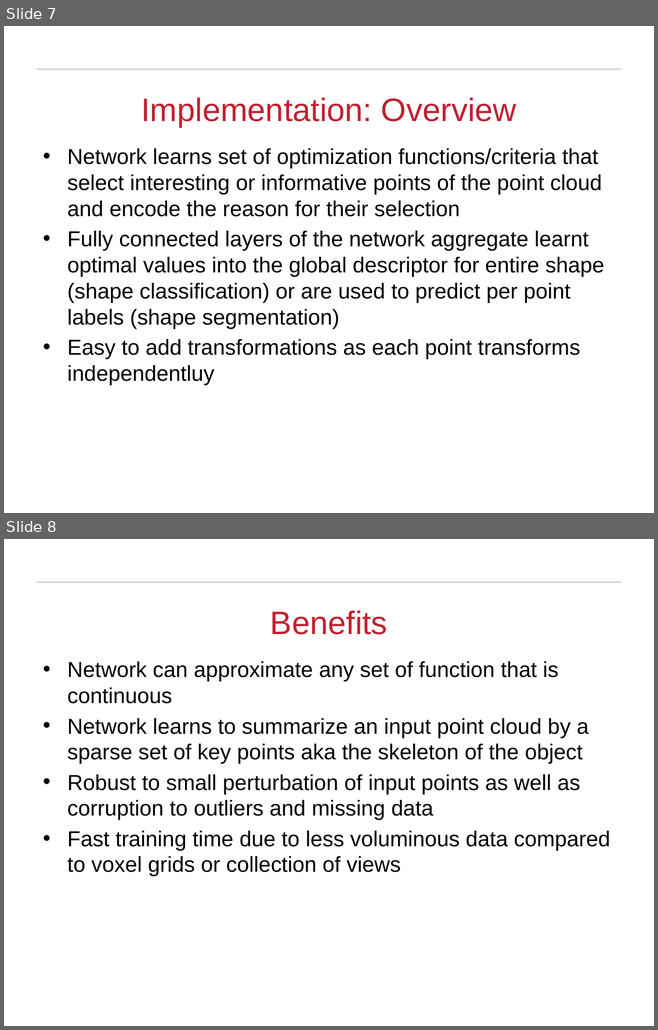
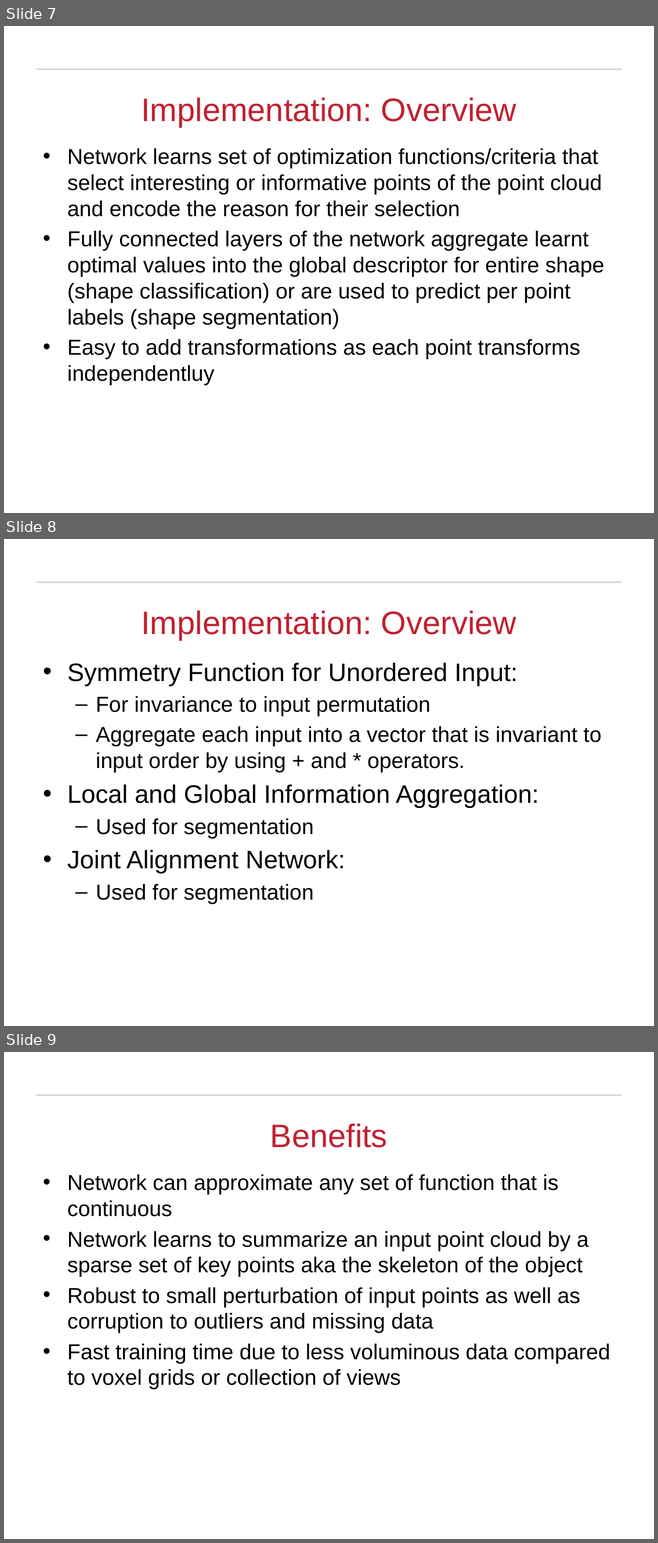
Before and after one commit to Michael-Hodges/PointNet, a slide deck: EECE5554_Final_Project.pptx. Shown one above the other, each under a label of ours: slides 7 and 8 before the commit, slides 7, 8 and 9 after it. The pictures are 658x1030 and 658x1543 pixels, drawn with LibreOffice and Linux fonts; fonts in the diff are those of the drawing; background and template pictures are left out. Boxes give left, top, right and bottom in pixels: in the first picture for what was removed or moved away, otherwise in the second. Text is boxed around its words. In the diff, an @@ line names an element or a change of style, - is before the commit and + after.

```diff
--- a/EECE5554_Final_Project.pptx
+++ b/EECE5554_Final_Project.pptx
@@ slide 8 added at box(4, 539, 654, 1026), background #FFFFFF; not listed: 1 template element that a slide beside it also shows @@
@@ title added at box(141, 610, 516, 640), 36 pt, text #C12030 @@
+Implementation: Overview
@@ text added at box(67, 663, 601, 904), 24 pt, text #000000 @@
+• Symmetry Function for Unordered Input:
+  – For invariance to input permutation
+  – Aggregate each input into a vector that is invariant to input order by using + and * operators.
+• Local and Global Information Aggregation:
+  – Used for segmentation
+• Joint Alignment Network:
+  – Used for segmentation
@@ what was slide 8 is now slide 9 @@
```
Also in this commit, not shown: 2 slides changed, 2 other slides added, 1 slide removed, 2 other files.
